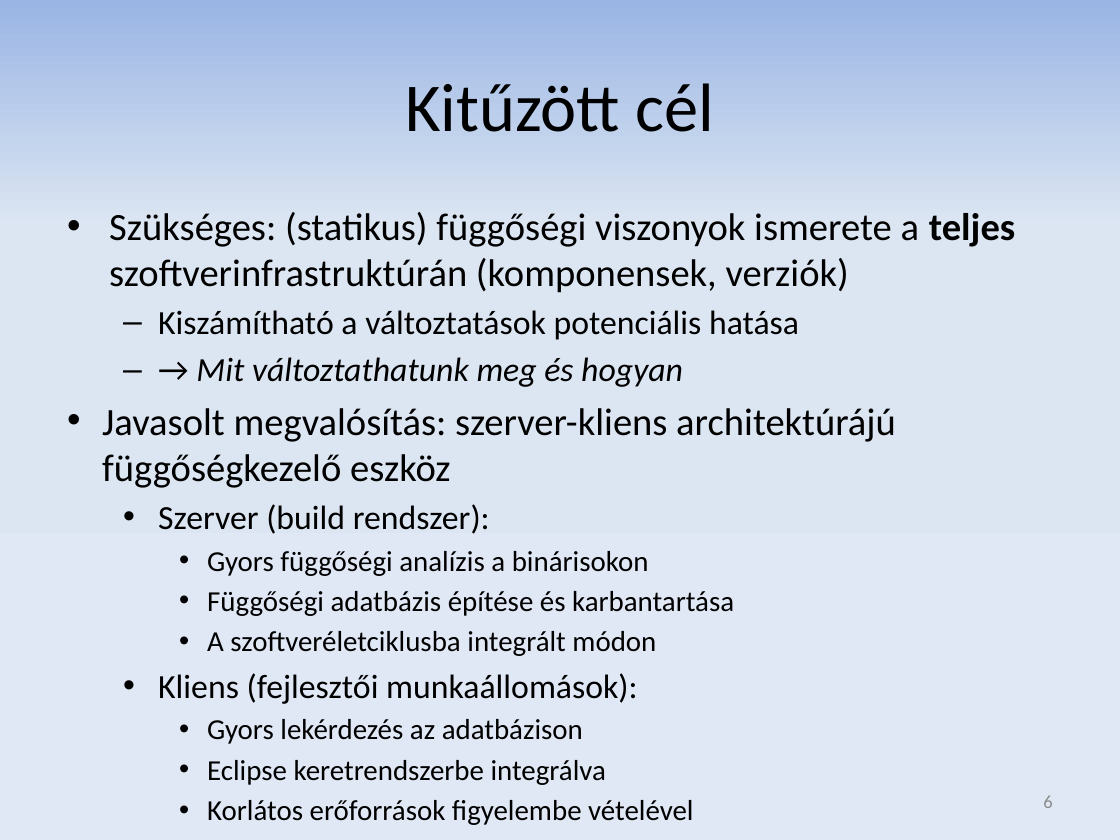
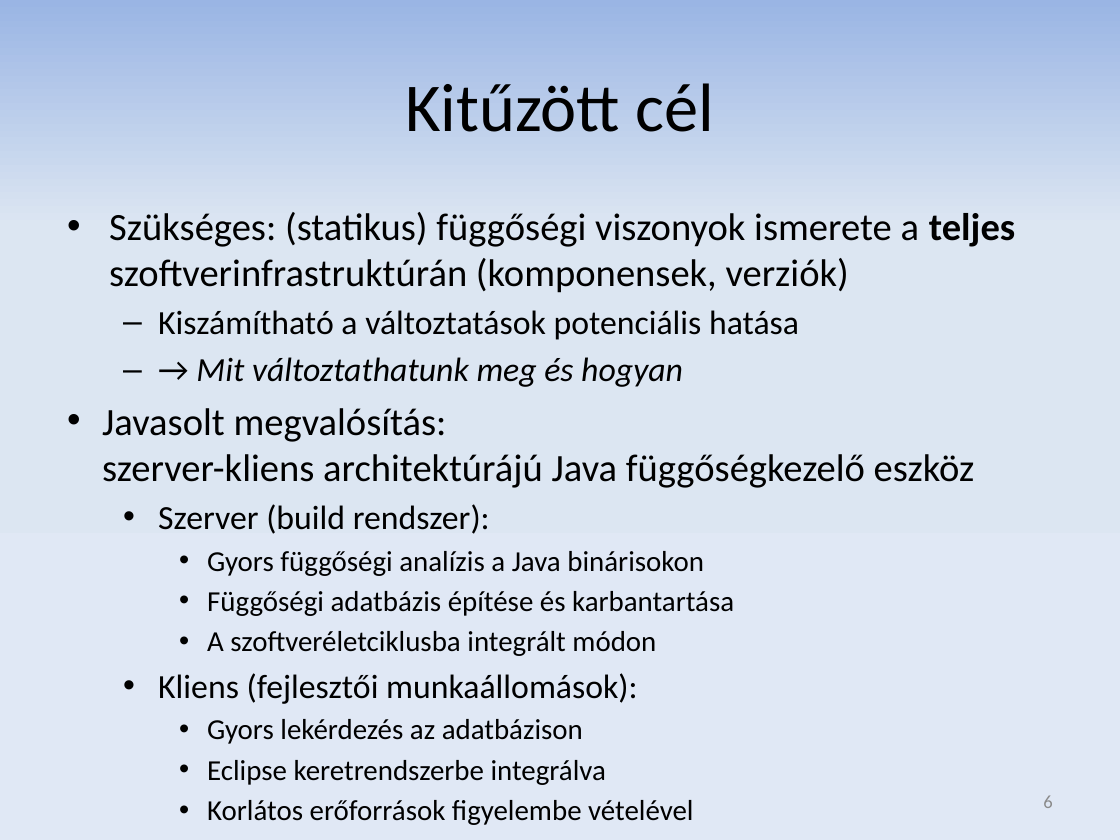
Before and after one commit to donat/incquery-deps, a slide deck: slide 6 of incquery-deps-documentation/presentation/tdk_pres_hu_v3.pptx. Drawn at 1120x840 pixels with LibreOffice and Linux fonts; fonts in the diff are those of the drawing. Boxes give left, top, right and bottom in pixels: in the first picture for what was removed or moved away, otherwise in the second. Text is boxed around its words. In the diff, an @@ line names an element or a change of style, - is before the commit and + after.

```diff
--- a/incquery-deps-documentation/presentation/tdk_pres_hu_v3.pptx
+++ b/incquery-deps-documentation/presentation/tdk_pres_hu_v3.pptx
@@ text at (102,408,975,488): text changed @@
-• Javasolt megvalósítás: szerver-kliens architektúrájú függőségkezelő eszköz
+• Javasolt megvalósítás:
+  szerver-kliens architektúrájú Java függőségkezelő eszköz
@@ text at (207,551,704,576): text changed @@
-    • Gyors függőségi analízis a binárisokon
+    • Gyors függőségi analízis a Java binárisokon
```
Also in this commit, not shown: 7 other slides changed, 4 slides added.
